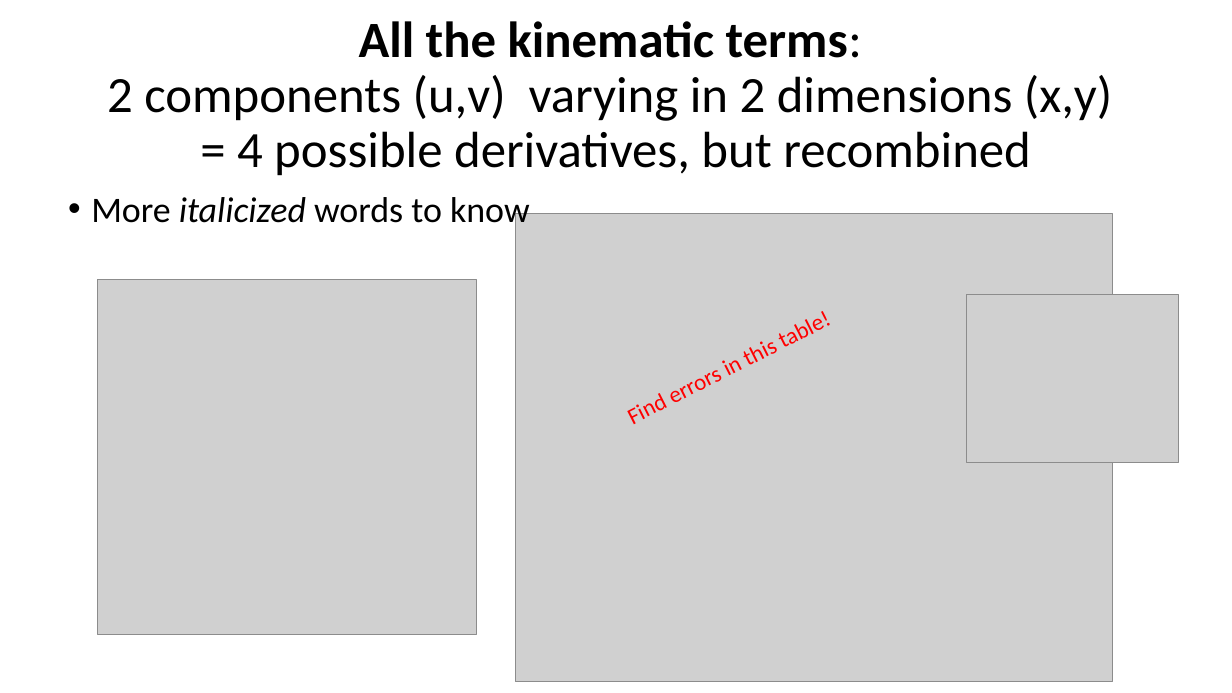
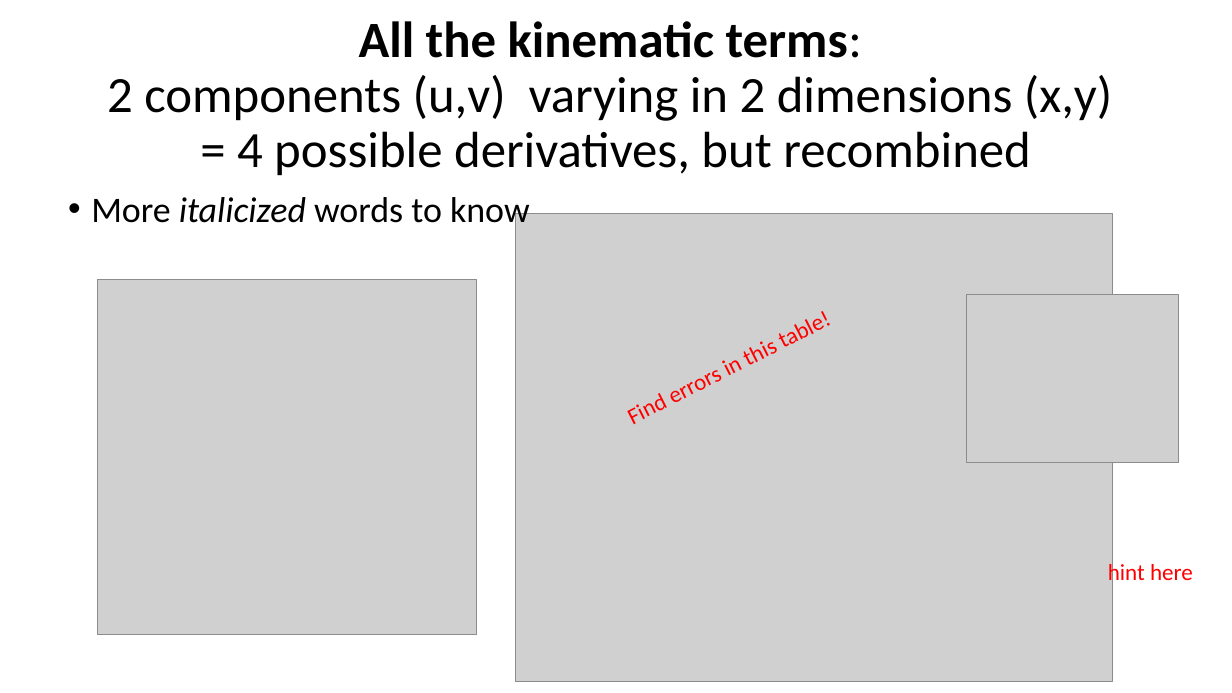
Before and after one commit to ATMOcanes/ATM651, a slide deck: slide 5 of WH_chapter7/Kinematics_WH_7.1.pptx. Drawn at 1232x693 pixels with LibreOffice and Linux fonts; fonts in the diff are those of the drawing; grey boxes stand for pictures. Boxes give left, top, right and bottom in pixels: in the first picture for what was removed or moved away, otherwise in the second. Text is boxed around its words. In the diff, an @@ line names an element or a change of style, - is before the commit and + after.

```diff
--- a/WH_chapter7/Kinematics_WH_7.1.pptx
+++ b/WH_chapter7/Kinematics_WH_7.1.pptx
@@ text added at (x1=1108, y1=561, x2=1193, y2=587), 18 pt, text #FF0000 @@
+hint here
```
